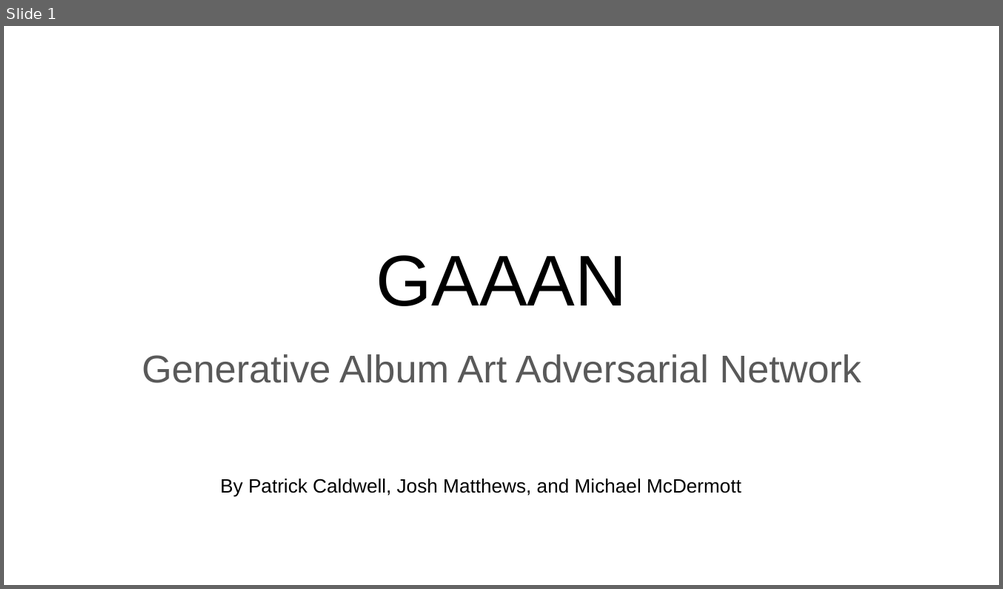
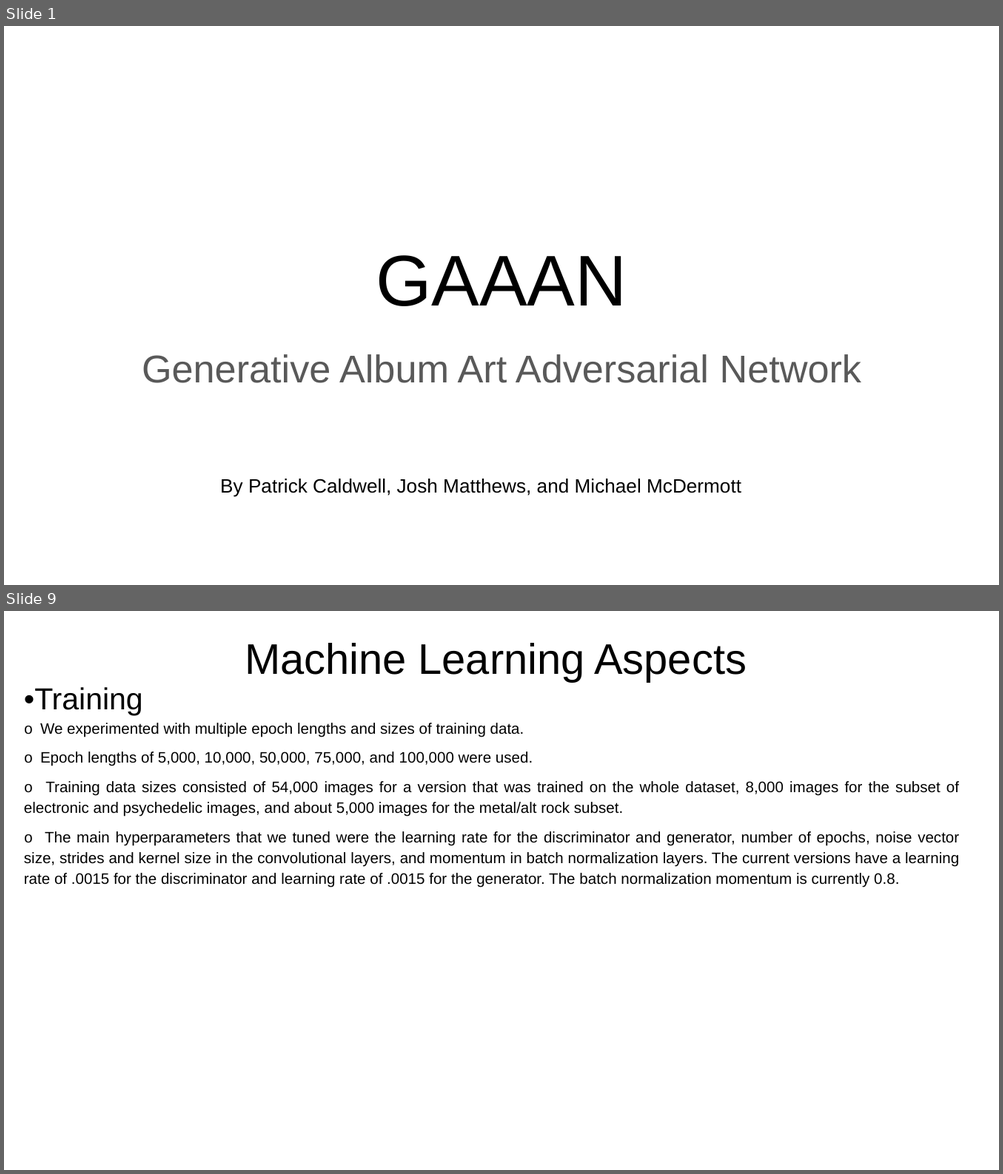
Before and after one commit to mmcdermott011/GAAAN, a slide deck: Deliverables/Final Presentation.pptx. Shown one above the other, each under a label of ours: slide 1 before the commit, slides 1 and 9 after it; the slides between them are not shown. The pictures are 1003x589 and 1003x1174 pixels, drawn with LibreOffice and Linux fonts; fonts in the diff are those of the drawing. Boxes give left, top, right and bottom in pixels: in the first picture for what was removed or moved away, otherwise in the second. Text is boxed around its words. In the diff, an @@ line names an element or a change of style, - is before the commit and + after.

```diff
--- a/Deliverables/Final Presentation.pptx
+++ b/Deliverables/Final Presentation.pptx
@@ slide 9 added at [4, 611, 999, 1170], background #FFFFFF @@
@@ title added at [244, 643, 746, 683], 31 pt, text #000000 @@
+Machine Learning Aspects
@@ text added at [24, 687, 959, 888], 11 pt, text #000000 @@
+•Training
+o We experimented with multiple epoch lengths and sizes of training data.
+o Epoch lengths of 5,000, 10,000, 50,000, 75,000, and 100,000 were used.
+o Training data sizes consisted of 54,000 images for a version that was trained on the whole dataset, 8,000 images for the subset of electronic and psychedelic images, and about 5,000 images for the metal/alt rock subset.
+o The main hyperparameters that we tuned were the learning rate for the discriminator and generator, number of epochs, noise vector size, strides and kernel size in the convolutional layers, and momentum in batch normalization layers. The current versions have a learning rate of .0015 for the discriminator and learning rate of .0015 for the generator. The batch normalization momentum is currently 0.8.
```
Also in this commit, not shown: 2 slides changed, 13 other slides added, 1 slide removed, 7 other files.
